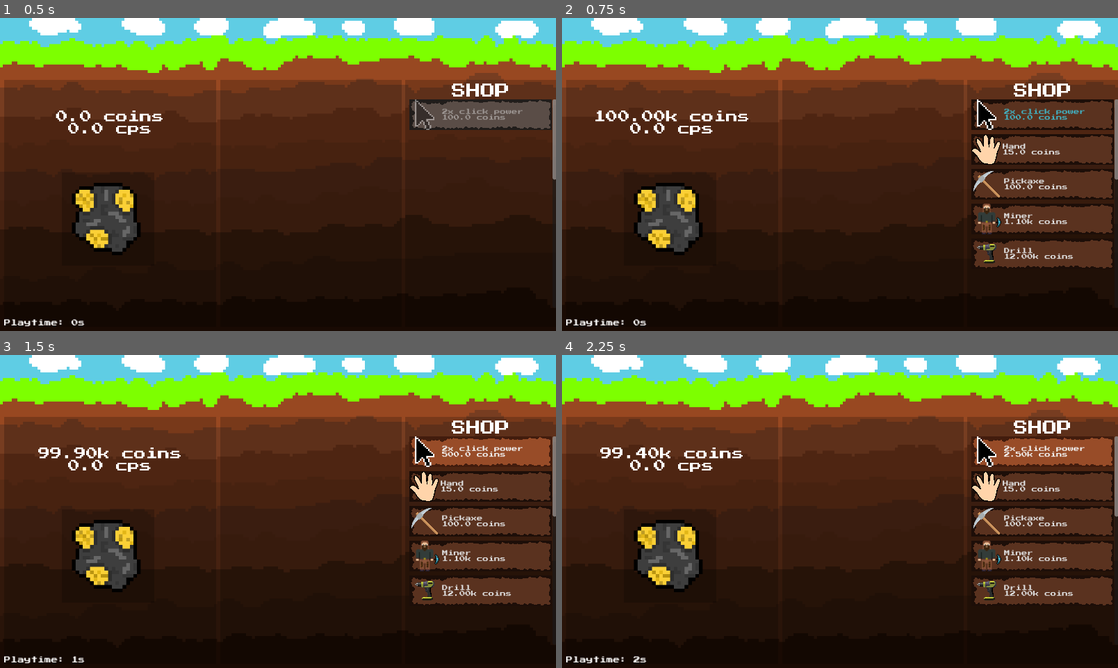
Above: before the commit, frames 1-4 (two rows, left to right).
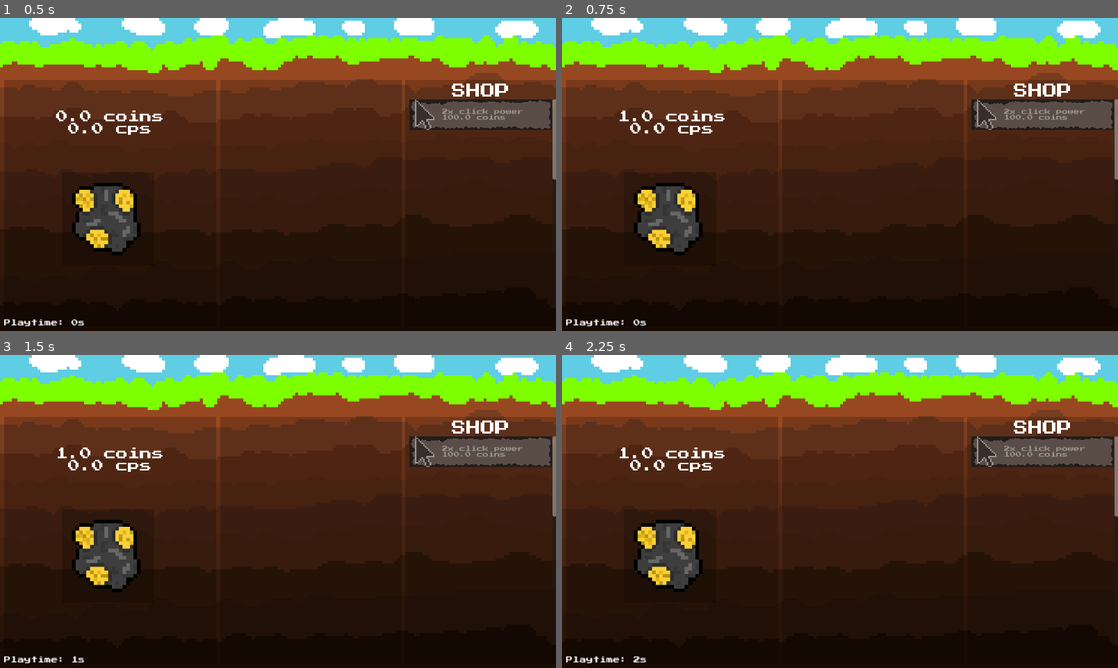
Above: after the commit, the same moments.

Repository: ondrejhonus/miner_tycoon
Game: Godot game, scene res://Scenes/first.tscn
Same seed, same stepped clock (60 frames per second), same inputs: the game is played once before the commit and once after it.
Inputs (mouse positions are in pixels of both pictures, inside the frame that each line leads up to):
- Up to frame 1 (0.5 s): no input
- Up to frame 2 (0.75 s): click (667, 218) at 0.5 s
- Up to frame 3 (1.5 s): click (478, 452) at 1.25 s, where only the run before the commit has a clickable "2x click power 100.0 coins"
- Up to frame 4 (2.25 s): click (1040, 452) at 2 s, where only the run before the commit has a clickable "2x click power 500.0 coins"

Frame 1 is identical in both runs. In frame 2, 10% of the frame differs, in the area x 6-100%, y 26-80%; in frame 3, 11%; in frame 4, 11%.

Commit message:
08.0.1 - quickfix

Diff:
--- a/Scenes/first.gd
+++ b/Scenes/first.gd
@@ -2,7 +2,7 @@
 
 var coins = Big.new(0.001)
 var cps = Big.new(0)
-var click_power = Big.new(1,5)
+var click_power = Big.new(1,0)
 var cursor_price = Big.new(1,2)
 
 var playtime_seconds = 0
